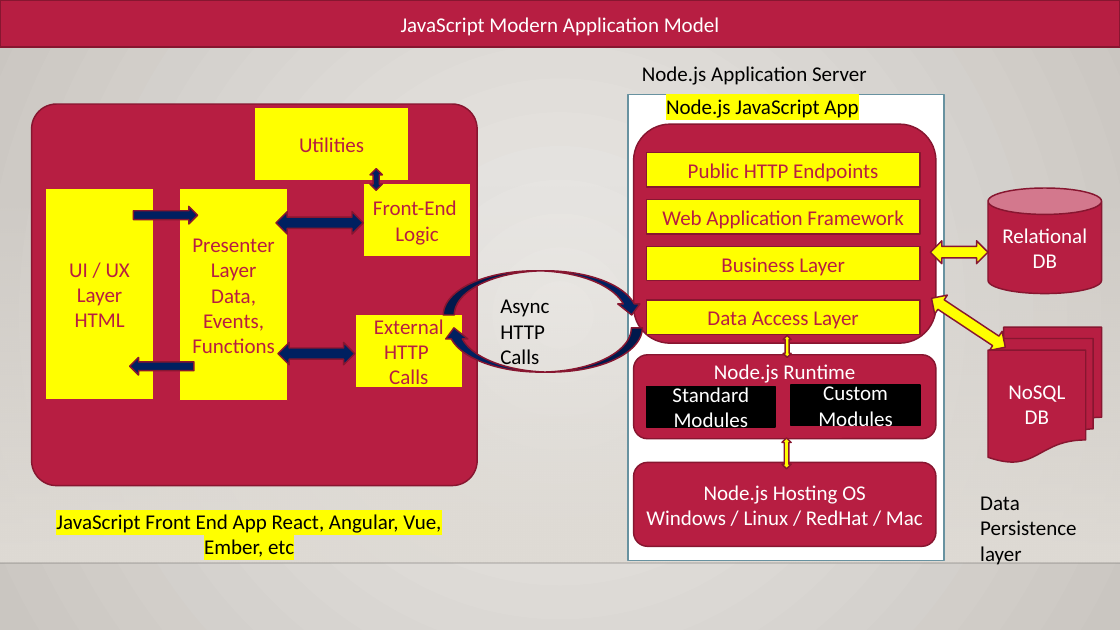
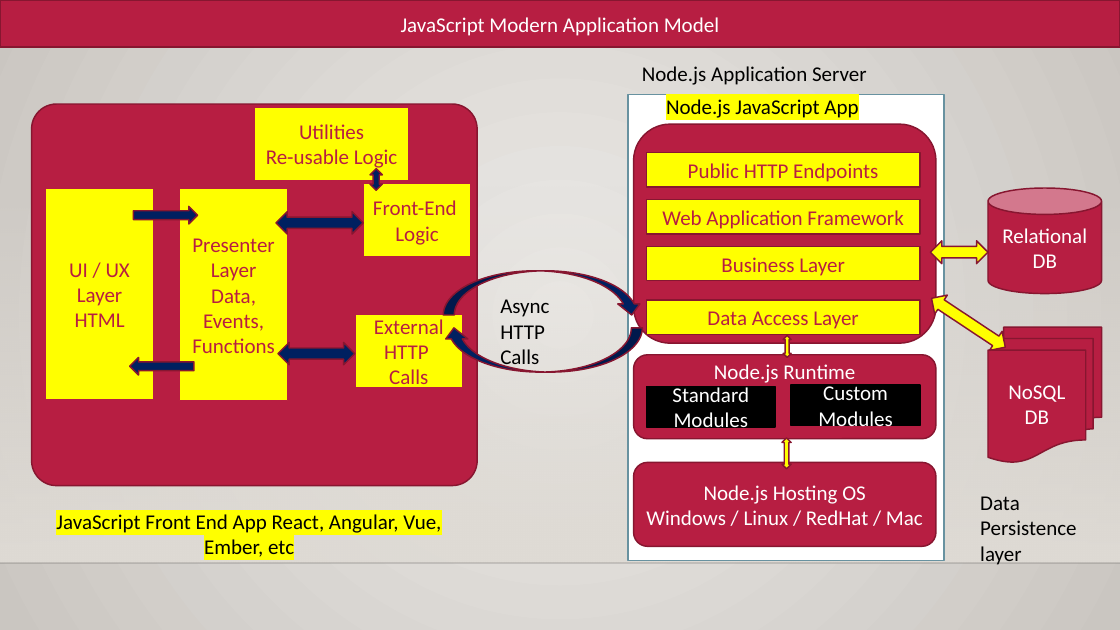
Before and after one commit to maheshsabnis/blazejan2021, a slide deck: slide 2 of Training_Notes_PPTs.pptx. Drawn at 1120x630 pixels with LibreOffice and Linux fonts; fonts in the diff are those of the drawing; background and template pictures are left out. Boxes give left, top, right and bottom in pixels: in the first picture for what was removed or moved away, otherwise in the second. Text is boxed around its words. In the diff, an @@ line names an element or a change of style, - is before the commit and + after.

```diff
--- a/Training_Notes_PPTs.pptx
+++ b/Training_Notes_PPTs.pptx
@@ text in rectangle at (x1=266, y1=149, x2=397, y2=171): paragraph added @@
+Re-usable Logic
```
Also in this commit, not shown: 1 slide added, 10 other files.
